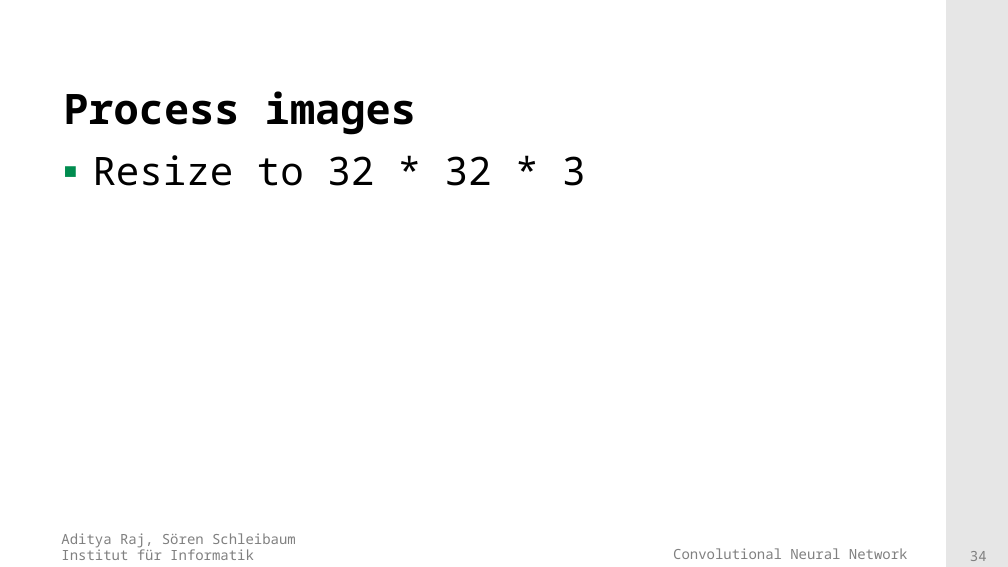
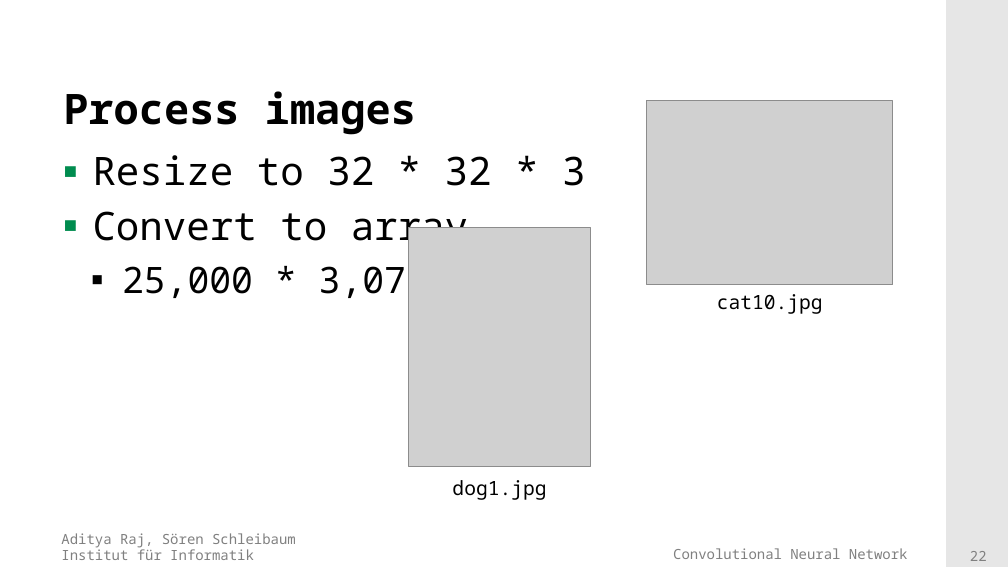
Before and after one commit to adityaraj52/ConvNet, a slide deck: slide 22 of PresentationsAndTalk/Presentation_final.pptx (slide 34 before the commit). Drawn at 1008x567 pixels with LibreOffice and Linux fonts; fonts in the diff are those of the drawing; grey boxes stand for pictures; background and template pictures are left out. Boxes give left, top, right and bottom in pixels: in the first picture for what was removed or moved away, otherwise in the second. Text is boxed around its words. In the diff, an @@ line names an element or a change of style, - is before the commit and + after.

```diff
--- a/PresentationsAndTalk/Presentation_final.pptx
+++ b/PresentationsAndTalk/Presentation_final.pptx
@@ picture added at (647, 101, 893, 285) @@
@@ text at (93, 211, 468, 303): paragraphs added @@
+▪ Convert to array
+  ▪ 25,000 * 3,073
@@ picture added at (409, 228, 591, 466) @@
@@ text added at (717, 294, 823, 314), 14 pt, text #000000 @@
+cat10.jpg
@@ text added at (452, 480, 546, 500), 14 pt, text #000000 @@
+dog1.jpg
@@ page number at (970, 551, 987, 561): text changed @@
-34
+22
```
Also in this commit, not shown: 9 other slides changed, 23 slides added, 1 other file.
